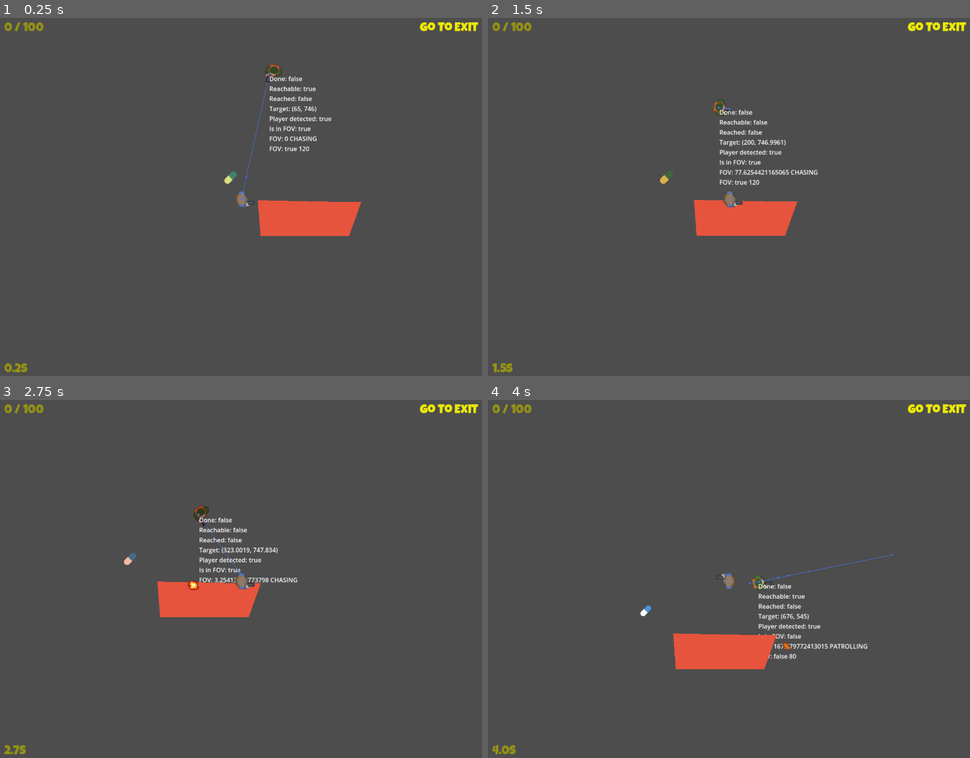
Above: before the commit, frames 1-4 (two rows, left to right).
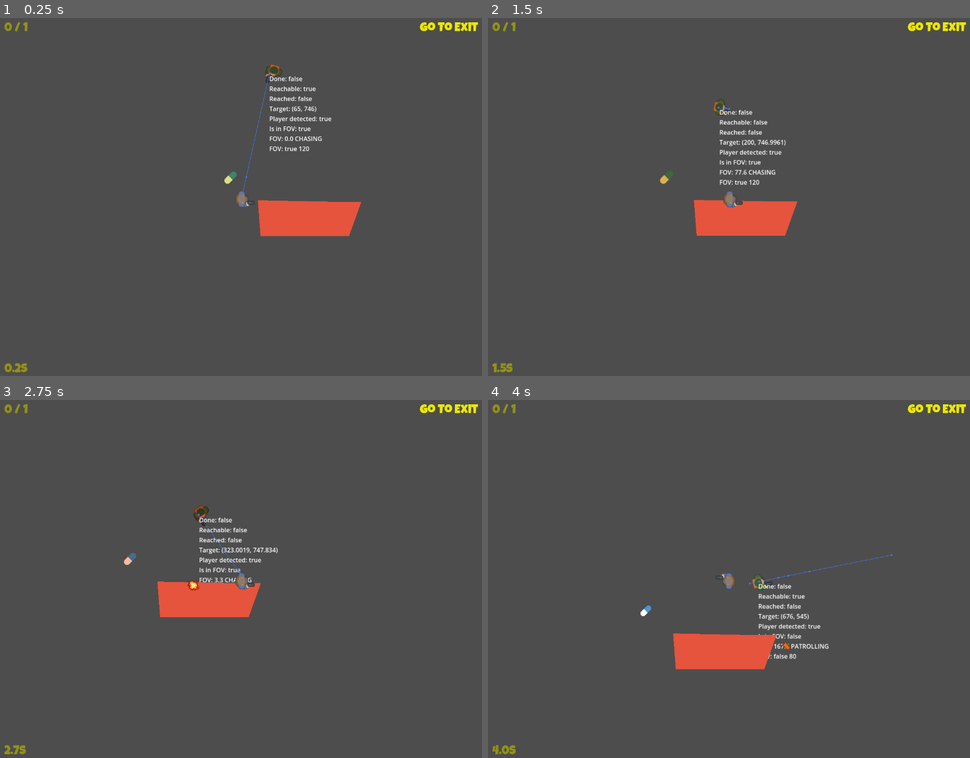
Above: after the commit, the same moments.

Repository: Nhanth123/top-down-shooter
Game: Godot game, scene res://scenes/level_map.tscn
The game is run twice, just before and just after one commit, with the same random seed, the same clock (stepped at 60 frames per second) and the same inputs. Sound files missing from this copy of the repository are replaced by a short silence.
Inputs (mouse positions are in pixels of both pictures, inside the frame that each line leads up to):
- Up to frame 1 (0.25 s): no input
- Up to frame 2 (1.5 s): move the mouse to (839, 179) at 0.52 s; hold D (right) 0.53-1.28 s; click (839, 179) at 0.6 s; move the mouse to (632, 218) at 1.27 s; hold S (down) from 1.28 s (still down); click (632, 218) at 1.35 s
- Up to frame 3 (2.75 s): move the mouse to (289, 500) at 2.02 s; release S (down) at 2.03 s; hold D (right) from 2.03 s (still down); click (289, 500) at 2.1 s
- Up to frame 4 (4 s): move the mouse to (704, 654) at 2.77 s; release D (right) at 2.78 s; hold W (up) 2.78-3.53 s; click (704, 654) at 2.85 s; move the mouse to (878, 636) at 3.52 s; hold A (left) from 3.53 s (still down); click (878, 636) at 3.6 s

The runs differ from the first frame. In frame 1, 0.1% of the frame differs, in the area x 5-67%, y 1-35%; in frame 2, 0.2%; in frame 3, 0.2%; in frame 4, 0.2%, in the area x 5-79%, y 1-70%.

Commit message:
Feature: improve UI

Diff:
--- a/project.godot
+++ b/project.godot
@@ -28,6 +28,8 @@
 [global_group]
 
 Player=""
+NPC=""
+Bullet=""
 
 [input]
 
--- a/scenes/Bullet/bullet.tscn
+++ b/scenes/Bullet/bullet.tscn
@@ -7,7 +7,7 @@
 radius = 6.0
 height = 24.0
 
-[node name="Bullet" type="Area2D"]
+[node name="Bullet" type="Area2D" groups=["Bullet"]]
 light_mask = 0
 visibility_layer = 5
 script = ExtResource("1_qiggf")
--- a/scenes/GameUI/game_ui.gd
+++ b/scenes/GameUI/game_ui.gd
@@ -16,6 +16,9 @@
 	_time += delta
 	time_label.text = "%.1fs" % _time
 
+func update_score(act: int , target: int) -> void:
+	score_label.text = "%s / %s" % [act, target]
+
 func _on_show_exit():
 	exit_label.show()
 
--- a/scenes/NPC/npc.gd
+++ b/scenes/NPC/npc.gd
@@ -8,6 +8,7 @@
 @onready var warning: Sprite2D = $Warning
 @onready var gasp_sound: AudioStreamPlayer2D = $GaspSound
 @onready var animation_player: AnimationPlayer = $AnimationPlayer
+@onready var shoot_timer: Timer = $Shoot_Timer
 
 @export var patrol_points: NodePath
 
@@ -140,6 +141,11 @@
 
 	set_state(new_state)
 
+func stop_action():
+	set_physics_process(false)
+	shoot_timer.stop()
+
+
 func set_label():
 	var debug_msg = ""
 	debug_msg += "Done: " + str(nav_agent.is_navigation_finished()) + "\n"
@@ -148,7 +154,7 @@
 	debug_msg += "Target: " + str(nav_agent.target_position) + "\n"
 	debug_msg += "Player detected: " + str(player_detected()) + "\n"
 	debug_msg += "Is in FOV: " + str(player_in_fov()) + "\n"
-	debug_msg += "FOV: " + str(get_fov_angle()) + " " + ENEMY_STATE.keys()[_state] + "\n"
+	debug_msg += "FOV: " + "%.1f" % get_fov_angle() + " " + ENEMY_STATE.keys()[_state] + "\n"
 	debug_msg += "FOV: " + str(player_in_fov()) + " "+ str(SPEED[_state])+ "\n"
 	label.text = debug_msg
 
@@ -167,7 +173,6 @@
 	get_tree().root.add_child(b)
 	SoundManager.play_laser(gasp_sound)
 
-
 func _on_shoot_timer_timeout() -> void:
 	if _state != ENEMY_STATE.CHASING:
 		return
--- a/scenes/NPC/npc.tscn
+++ b/scenes/NPC/npc.tscn
@@ -45,7 +45,7 @@
 "alert": SubResource("Animation_mb62i")
 }
 
-[node name="NPC" type="CharacterBody2D"]
+[node name="NPC" type="CharacterBody2D" groups=["NPC"]]
 collision_layer = 0
 script = ExtResource("1_jfw7b")
 
--- a/scenes/level_map.gd
+++ b/scenes/level_map.gd
@@ -2,13 +2,14 @@
 
 
 @onready var pickups: Node = $Pickups
-
+@onready var game_ui: Control = $UI/GameUI
 
 var _pickups_count: int = 0
 var _collected: int = 0
 
 func _ready() -> void:
 	_pickups_count = pickups.get_children().size()
+	game_ui.update_score(_collected, _pickups_count)
 	SignalManager.on_pickup.connect(_on_pickup)
 	SignalManager.on_exit.connect(_on_exit)
 
@@ -19,7 +20,15 @@
 
 func _on_pickup() -> void:
 	_collected += 1
+	game_ui.update_score(_collected, _pickups_count)
 	check_show_exit()
 
 func _on_exit():
-	print("Game over", "win")
+	for n in get_tree().get_nodes_in_group("Bullet"):
+		n.queue_free()
+
+	var p = get_tree().get_first_node_in_group("Player")
+	p.set_physics_process(false)
+
+	for n in get_tree().get_nodes_in_group("NPC"):
+		n.stop_action()
Not shown, added: assets/fonts/LuckiestGuy-Regular.ttf.import
Not shown, added: assets/fonts/gemunu-libre-v8-latin-700.ttf.import
